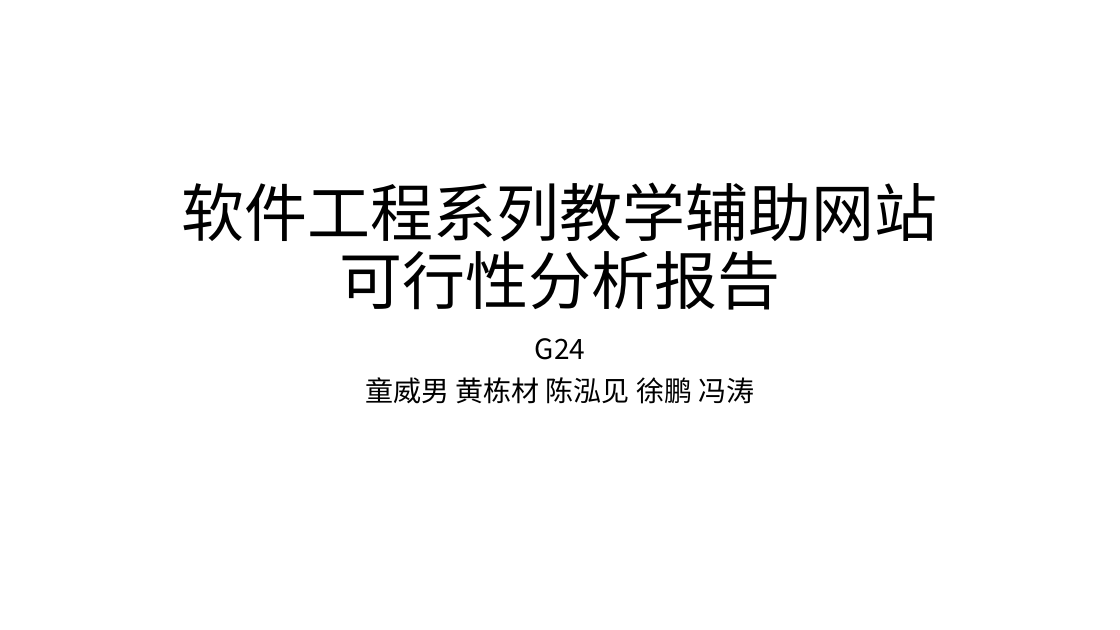
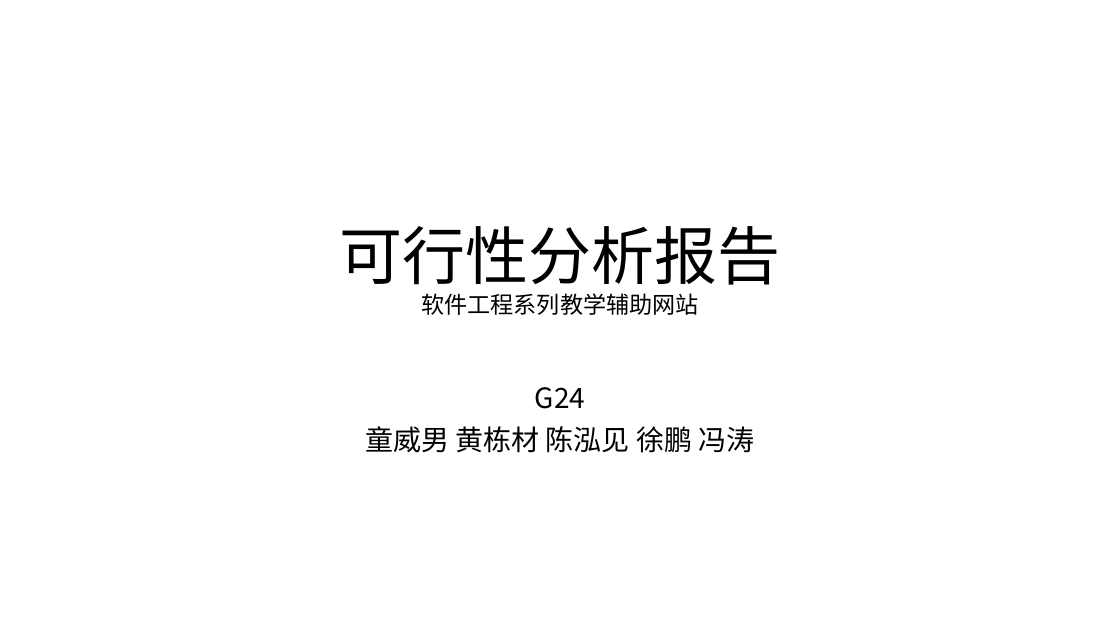
Before and after one commit to twn422/PRD2017, a slide deck: slide 1 of PRD-2017-G24/STW/受控文件/分析设计/项目可行性报告/可行性分析报告.pptx. Drawn at 1120x630 pixels with LibreOffice and Linux fonts; fonts in the diff are those of the drawing. Boxes give left, top, right and bottom in pixels: in the first picture for what was removed or moved away, otherwise in the second. Text is boxed around its words. In the diff, an @@ line names an element or a change of style, - is before the commit and + after.

```diff
--- a/PRD-2017-G24/STW/受控文件/分析设计/项目可行性报告/可行性分析报告.pptx
+++ b/PRD-2017-G24/STW/受控文件/分析设计/项目可行性报告/可行性分析报告.pptx
@@ title at (339,226,780,315): text changed; size 54 to 19.8 pt @@
-软件工程系列教学辅助网站
-可行性分析报告
+可行性分析报告
+软件工程系列教学辅助网站
@@ subtitle "G24": place and size @@
-subtitle "G24" at (365,338,754,404)
+subtitle "G24" at (365,387,754,453)
```
Also in this commit, not shown: 5 other slides changed, 3 slides added.
